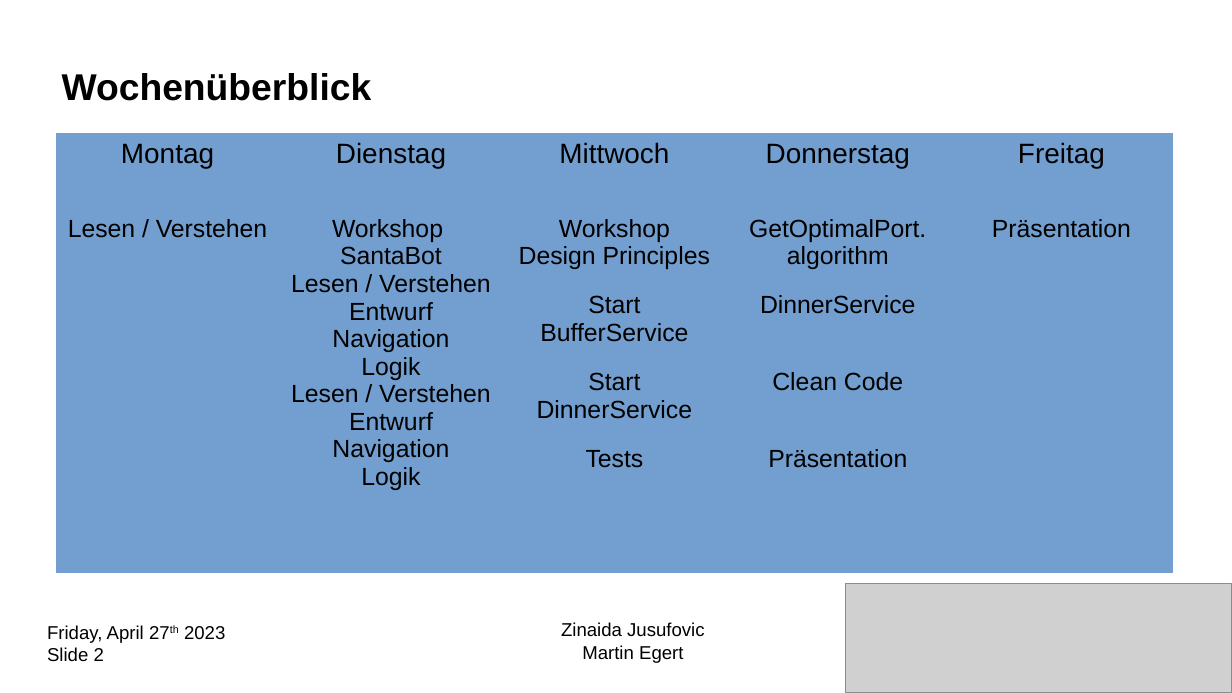
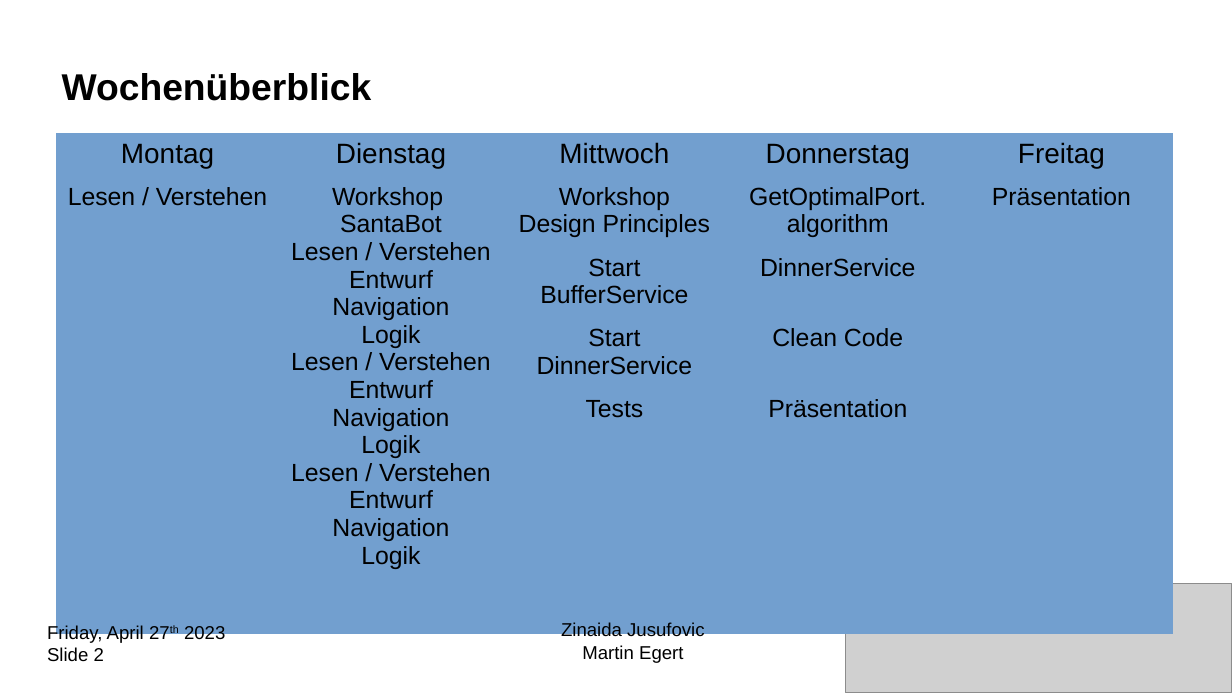
Before and after one commit to CodecoolGlobal/ehotel-buffet-java-zenais, a slide deck: slide 2 of presentation/20230413_EHotelBuffet.odp. Drawn at 1232x693 pixels with LibreOffice and Linux fonts; fonts in the diff are those of the drawing; grey boxes stand for pictures. Boxes give left, top, right and bottom in pixels: in the first picture for what was removed or moved away, otherwise in the second. Text is boxed around its words. In the diff, an @@ line names an element or a change of style, - is before the commit and + after.

```diff
--- a/presentation/20230413_EHotelBuffet.odp
+++ b/presentation/20230413_EHotelBuffet.odp
@@ table at <box>56,133,1174,619</box> @@
-row 2, column 2: Workshop SantaBot / Lesen / Verstehen / Entwurf / Navigation Logik / Lesen / Verstehen / Entwurf / Navigation Logik
+row 2, column 2: Workshop SantaBot / Lesen / Verstehen / Entwurf / Navigation Logik / Lesen / Verstehen / Entwurf / Navigation Logik / Lesen / Verstehen / Entwurf / Navigation Logik
```
Also in this commit, not shown: 1 other slide changed, 5 slides added, 2 other files.
